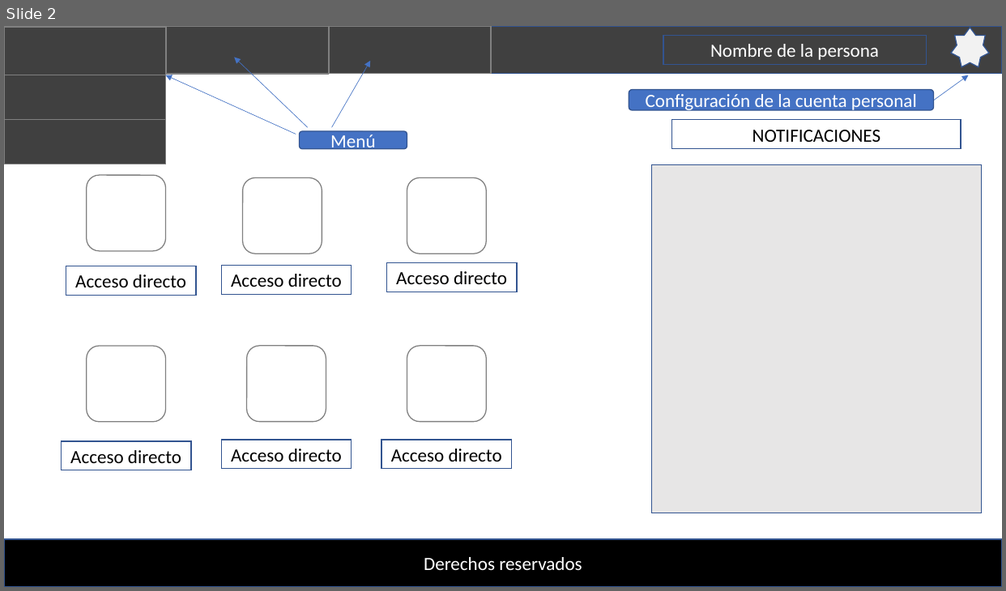
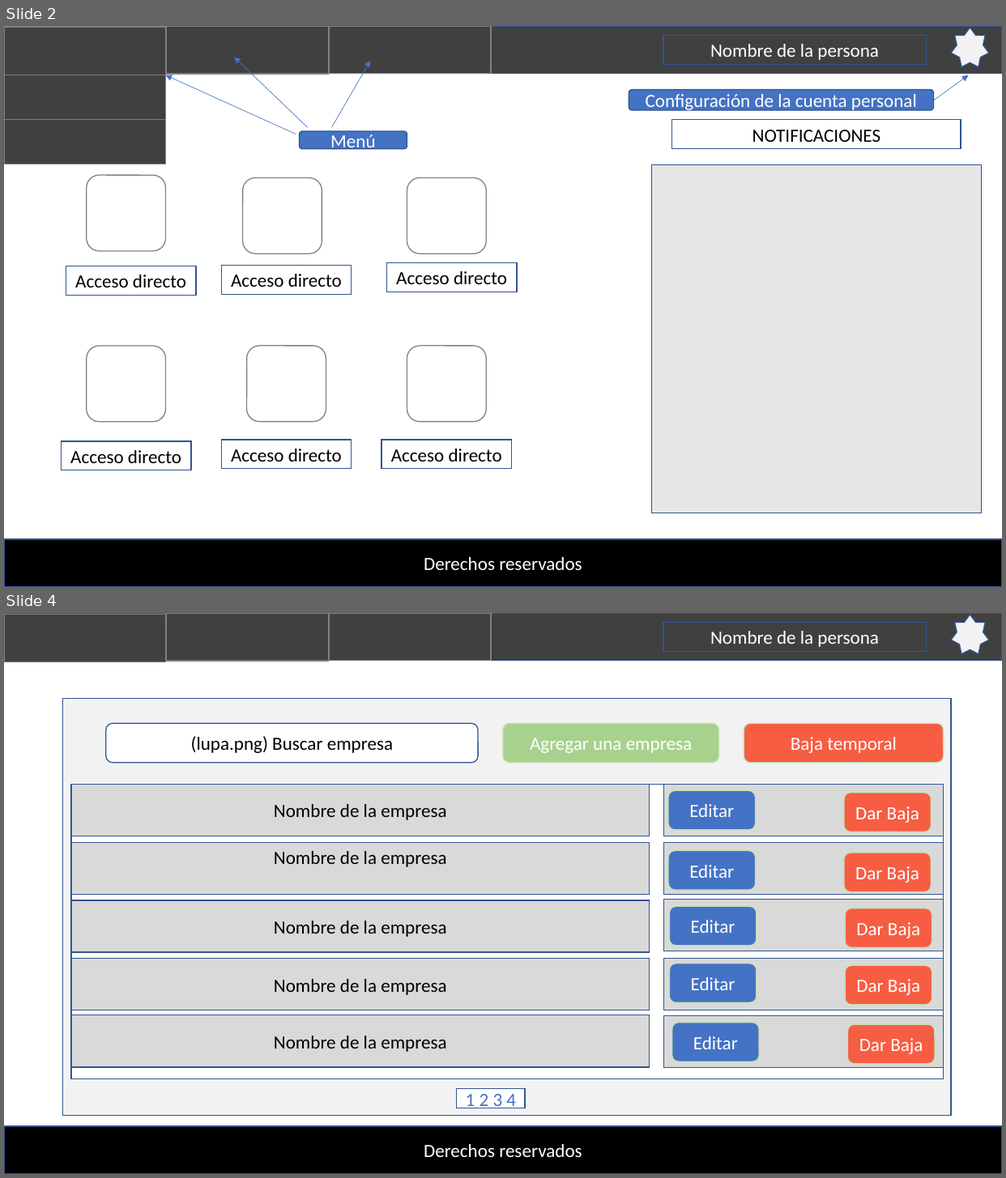
Before and after one commit to aodvmake/practica, a slide deck: wireframe.pptx. Shown one above the other, each under a label of ours: slide 2 before the commit, slides 2 and 4 after it; the slides between them are not shown. The pictures are 1006x591 and 1006x1178 pixels, drawn with LibreOffice and Linux fonts; fonts in the diff are those of the drawing. Boxes give left, top, right and bottom in pixels: in the first picture for what was removed or moved away, otherwise in the second. Text is boxed around its words. In the diff, an @@ line names an element or a change of style, - is before the commit and + after.

Commit message:
Modulo para agregar empresas
Wireframe

```diff
--- a/wireframe.pptx
+++ b/wireframe.pptx
@@ slide 4 added at [4,613,1002,1174], background #FFFFFF @@
@@ rectangle added at [4,613,1002,661], fill #404040, outline #325491 1 pt @@
@@ rectangle added at [4,615,166,662], fill #404040, outline #808080 1 pt @@
@@ rectangle added at [167,613,328,661], fill #404040, outline #808080 1 pt @@
@@ rectangle added at [329,613,491,661], fill #404040, outline #808080 1 pt @@
@@ rectangle added at [663,622,927,651], fill #404040, outline #325491 1 pt, 18 pt, text #FFFFFF @@
+Nombre de la persona
@@ star added at [951,615,989,654], fill #F2F2F2, outline #325491 1 pt @@
@@ rectangle added at [62,698,951,1116], fill #F2F2F2, outline #325491 1 pt @@
@@ rounded rectangle added at [106,723,478,763], fill #FFFFFF, outline #325491 1 pt, 18 pt, text #000000 @@
+(lupa.png) Buscar empresa
@@ rounded rectangle added at [503,723,719,763], fill #A9D18E, outline #C5E0B4 1 pt, 18 pt, text #FFFFFF @@
+Agregar una empresa
@@ rounded rectangle added at [744,723,944,763], fill #F75D43, outline #C5E0B4 1 pt, 18 pt, text #FFFFFF @@
+Baja temporal
@@ rectangle added at [71,785,944,1080], fill #FFFFFF, outline #325491 1 pt @@
@@ rectangle added at [71,785,650,836], fill #D9D9D9, outline #325491 1 pt, 18 pt, text #000000 @@
+Nombre de la empresa
@@ rectangle added at [663,785,944,836], fill #D9D9D9, outline #325491 1 pt @@
@@ rounded rectangle added at [669,790,756,830], fill #4472C4, outline #C5E0B4 1 pt, 18 pt, text #FFFFFF @@
+Editar
@@ rounded rectangle added at [844,793,931,833], fill #F75D43, outline #C5E0B4 1 pt, 18 pt, text #FFFFFF @@
+Dar Baja
@@ rectangle added at [71,843,650,895], fill #D9D9D9, outline #325491 1 pt, 18 pt, text #000000 @@
+Nombre de la empresa
@@ rectangle added at [663,843,944,895], fill #D9D9D9, outline #325491 1 pt @@
@@ rounded rectangle added at [669,851,756,891], fill #4472C4, outline #C5E0B4 1 pt, 18 pt, text #FFFFFF @@
+Editar
@@ rounded rectangle added at [844,853,931,892], fill #F75D43, outline #C5E0B4 1 pt, 18 pt, text #FFFFFF @@
+Dar Baja
@@ rectangle added at [71,901,650,952], fill #D9D9D9, outline #325491 1 pt, 18 pt, text #000000 @@
+Nombre de la empresa
@@ rectangle added at [663,899,944,951], fill #D9D9D9, outline #325491 1 pt @@
@@ rounded rectangle added at [670,906,756,946], fill #4472C4, outline #C5E0B4 1 pt, 18 pt, text #FFFFFF @@
+Editar
@@ rounded rectangle added at [846,909,932,948], fill #F75D43, outline #C5E0B4 1 pt, 18 pt, text #FFFFFF @@
+Dar Baja
@@ rectangle added at [71,959,650,1011], fill #D9D9D9, outline #325491 1 pt, 18 pt, text #000000 @@
+Nombre de la empresa
@@ rectangle added at [663,959,944,1011], fill #D9D9D9, outline #325491 1 pt @@
@@ rounded rectangle added at [670,964,756,1003], fill #4472C4, outline #C5E0B4 1 pt, 18 pt, text #FFFFFF @@
+Editar
@@ rounded rectangle added at [846,965,932,1005], fill #F75D43, outline #C5E0B4 1 pt, 18 pt, text #FFFFFF @@
+Dar Baja
@@ rectangle added at [71,1016,650,1067], fill #D9D9D9, outline #325491 1 pt, 18 pt, text #000000 @@
+Nombre de la empresa
@@ rectangle added at [663,1016,944,1067], fill #D9D9D9, outline #325491 1 pt @@
@@ rounded rectangle added at [672,1023,760,1063], fill #4472C4, outline #C5E0B4 1 pt, 18 pt, text #FFFFFF @@
+Editar
@@ rounded rectangle added at [848,1024,935,1064], fill #F75D43, outline #C5E0B4 1 pt, 18 pt, text #FFFFFF @@
+Dar Baja
@@ rectangle added at [457,1089,525,1109], fill #FFFFFF, outline #325491 1 pt, 18 pt, text #4472C4 @@
+1 2 3 4
@@ rectangle added at [4,1127,1002,1174], fill #000000, outline #325491 1 pt, 18 pt, text #FFFFFF @@
+Derechos reservados
```
Also in this commit, not shown: 5 other slides added, 1 other file.
